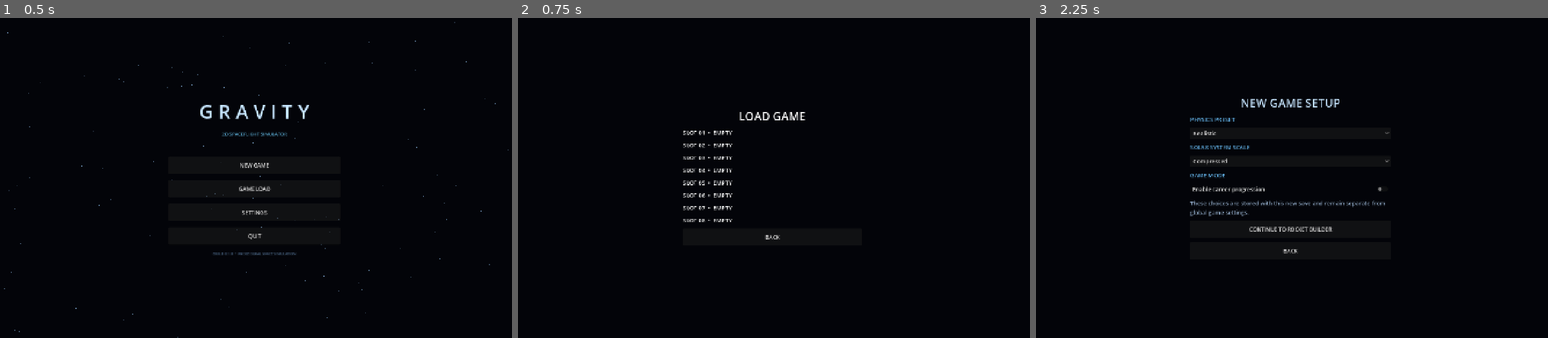
Above: before the commit, frames 1-3 (left to right).
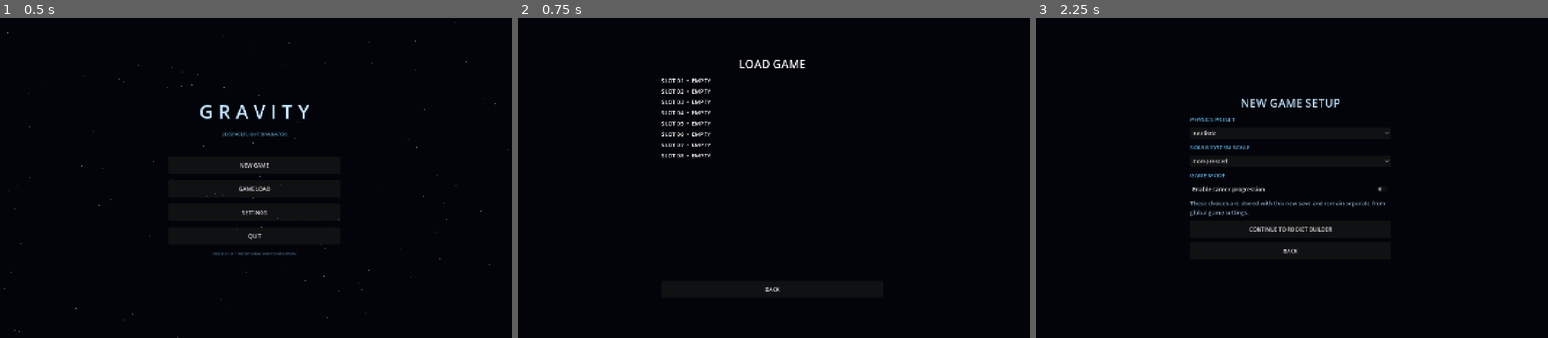
Above: after the commit, the same moments.

Repository: Blagos1195/Gravity-simulator
Game: Godot game, scene res://scenes/main.tscn
Same seed, same stepped clock (60 frames per second), same inputs: the game is played once before the commit and once after it.
Inputs:
- Up to frame 1 (0.5 s): no input
- Up to frame 2 (0.75 s): click "GAME LOAD" at 0.5 s
- Up to frame 3 (2.25 s): click "BACK" at 1.25 s; click "NEW GAME" at 2 s

Frame 1 is identical in both runs. In frame 2, 1.6% of the frame differs, in the area x 28-57%, y 13-86%; in frame 3, nothing differs.

Commit message:
Keep rolling autosave history per slot

Diff:
--- a/Gravity/scripts/main.gd
+++ b/Gravity/scripts/main.gd
@@ -522,18 +522,25 @@
 	var center := CenterContainer.new()
 	center.set_anchors_and_offsets_preset(Control.PRESET_FULL_RECT)
 	add_child(center)
-	var root := VBoxContainer.new()
-	root.custom_minimum_size = Vector2(500, 0)
-	root.add_theme_constant_override("separation", 12)
-	center.add_child(root)
+	var layout := VBoxContainer.new()
+	layout.custom_minimum_size = Vector2(620, 0)
+	layout.add_theme_constant_override("separation", 12)
+	center.add_child(layout)
 	var heading := Label.new()
 	heading.text = "LOAD GAME"
 	heading.horizontal_alignment = HORIZONTAL_ALIGNMENT_CENTER
 	heading.add_theme_font_size_override("font_size", 32)
-	root.add_child(heading)
+	layout.add_child(heading)
+	var scroll := ScrollContainer.new()
+	scroll.custom_minimum_size = Vector2(620, 560)
+	scroll.size_flags_vertical = Control.SIZE_EXPAND_FILL
+	layout.add_child(scroll)
+	var root := VBoxContainer.new()
+	root.size_flags_horizontal = Control.SIZE_EXPAND_FILL
+	root.add_theme_constant_override("separation", 7)
+	scroll.add_child(root)
 	for slot in range(1, 9):
 		var path := "%s/slot_%02d.json" % [SAVE_DIR, slot]
-		var label := "SLOT %02d  •  EMPTY" % slot
 		if FileAccess.file_exists(path):
 			var file := FileAccess.open(path, FileAccess.READ)
 			var parsed: Variant = null
@@ -541,7 +548,7 @@
 				parsed = JSON.parse_string(file.get_as_text())
 				file.close()
 			if parsed is Dictionary:
-				label = "SLOT %02d  •  %s  •  %s" % [slot, str(parsed.get("realism", "Unknown")), str(parsed.get("world_scale", "Unknown"))]
+				var label := "SLOT %02d  •  %s  •  %s" % [slot, str(parsed.get("realism", "Unknown")), str(parsed.get("world_scale", "Unknown"))]
 				_add_button(root, label, _load_menu_slot.bind(slot))
 			else:
 				var corrupt_label := Label.new()
@@ -549,9 +556,14 @@
 				root.add_child(corrupt_label)
 		else:
 			var empty_label := Label.new()
-			empty_label.text = label
+			empty_label.text = "SLOT %02d  •  EMPTY" % slot
 			root.add_child(empty_label)
-	_add_button(root, "BACK", _build_menu)
+		var history_paths: Array[String] = _autosave_history_paths(slot)
+		for history_path in history_paths:
+			var history_time: int = FileAccess.get_modified_time(history_path)
+			var history_label := "     ↳ AUTOSAVE  •  %s" % Time.get_datetime_string_from_unix_time(history_time, true)
+			_add_button(root, history_label, _load_menu_path.bind(slot, history_path))
+	_add_button(layout, "BACK", _build_menu)
 
 func _show_settings() -> void:
 	for child in get_children():
@@ -986,6 +998,24 @@
 	_save_game(true)
 	_build_menu()
 
+func _autosave_history_paths(slot: int) -> Array[String]:
+	var directory := "%s/history/slot_%02d" % [SAVE_DIR, slot]
+	var paths: Array[String] = []
+	if not DirAccess.dir_exists_absolute(ProjectSettings.globalize_path(directory)):
+		return paths
+	for filename in DirAccess.get_files_at(directory):
+		if filename.begins_with("auto_") and filename.ends_with(".json"):
+			paths.append(directory.path_join(filename))
+	paths.sort_custom(func(a: String, b: String) -> bool:
+		return FileAccess.get_modified_time(a) > FileAccess.get_modified_time(b)
+	)
+	return paths
+
+func _prune_autosave_history(slot: int, keep_count: int = 10) -> void:
+	var paths: Array[String] = _autosave_history_paths(slot)
+	for i in range(keep_count, paths.size()):
+		DirAccess.remove_absolute(ProjectSettings.globalize_path(paths[i]))
+
 func _save_game(automatic: bool) -> void:
 	if not sim:
 		return
@@ -995,6 +1025,17 @@
 	data["world_scale"] = world_scale
 	data["career_enabled"] = career_enabled
 	data["slot"] = save_slot
+
+	if automatic:
+		var history_directory := "%s/history/slot_%02d" % [SAVE_DIR, save_slot]
+		DirAccess.make_dir_recursive_absolute(ProjectSettings.globalize_path(history_directory))
+		var history_name := "auto_%d_%d.json" % [int(Time.get_unix_time_from_system()), Time.get_ticks_usec()]
+		var history_path := history_directory.path_join(history_name)
+		var history_file := FileAccess.open(history_path, FileAccess.WRITE)
+		if history_file:
+			history_file.store_string(JSON.stringify(data, "\t"))
+			history_file.close()
+			_prune_autosave_history(save_slot)
 
 	var path := "%s/slot_%02d.json" % [SAVE_DIR, save_slot]
 	var file := FileAccess.open(path, FileAccess.WRITE)
@@ -1004,11 +1045,19 @@
 		if status_label:
 			status_label.text = ("AUTOSAVED" if automatic else "SAVED") + "  •  SLOT %02d" % save_slot
 
+func _load_menu_path(slot: int, path: String) -> void:
+	save_slot = slot
+	_start_flight()
+	_load_game_from_path(path)
+
 func _load_game() -> void:
 	var path := "%s/slot_%02d.json" % [SAVE_DIR, save_slot]
+	_load_game_from_path(path)
+
+func _load_game_from_path(path: String) -> void:
 	if not FileAccess.file_exists(path):
 		if status_label:
-			status_label.text = "NO SAVE FOUND IN SLOT %02d" % save_slot
+			status_label.text = "SAVE NOT FOUND"
 		return
 	var file := FileAccess.open(path, FileAccess.READ)
 	if file == null:
